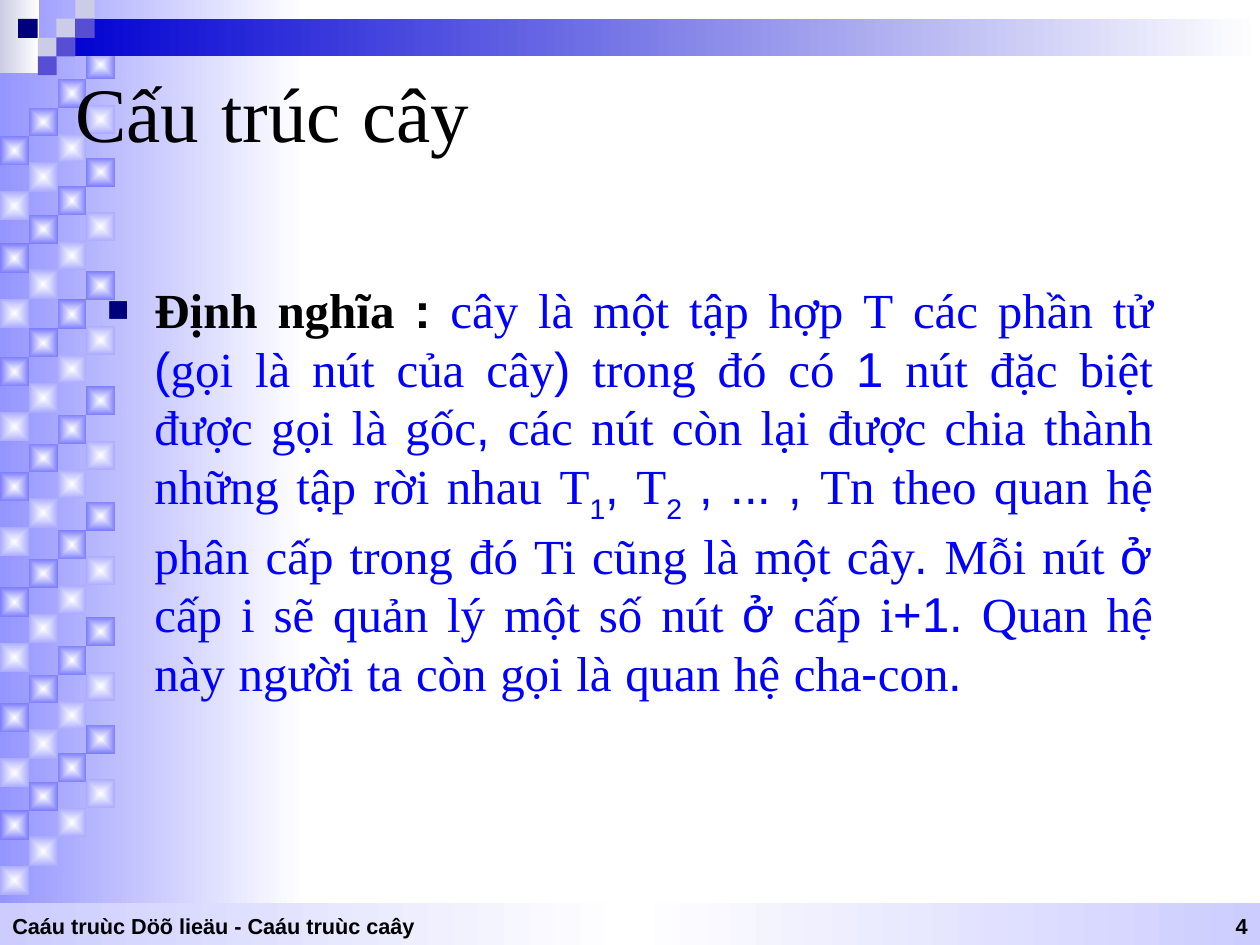
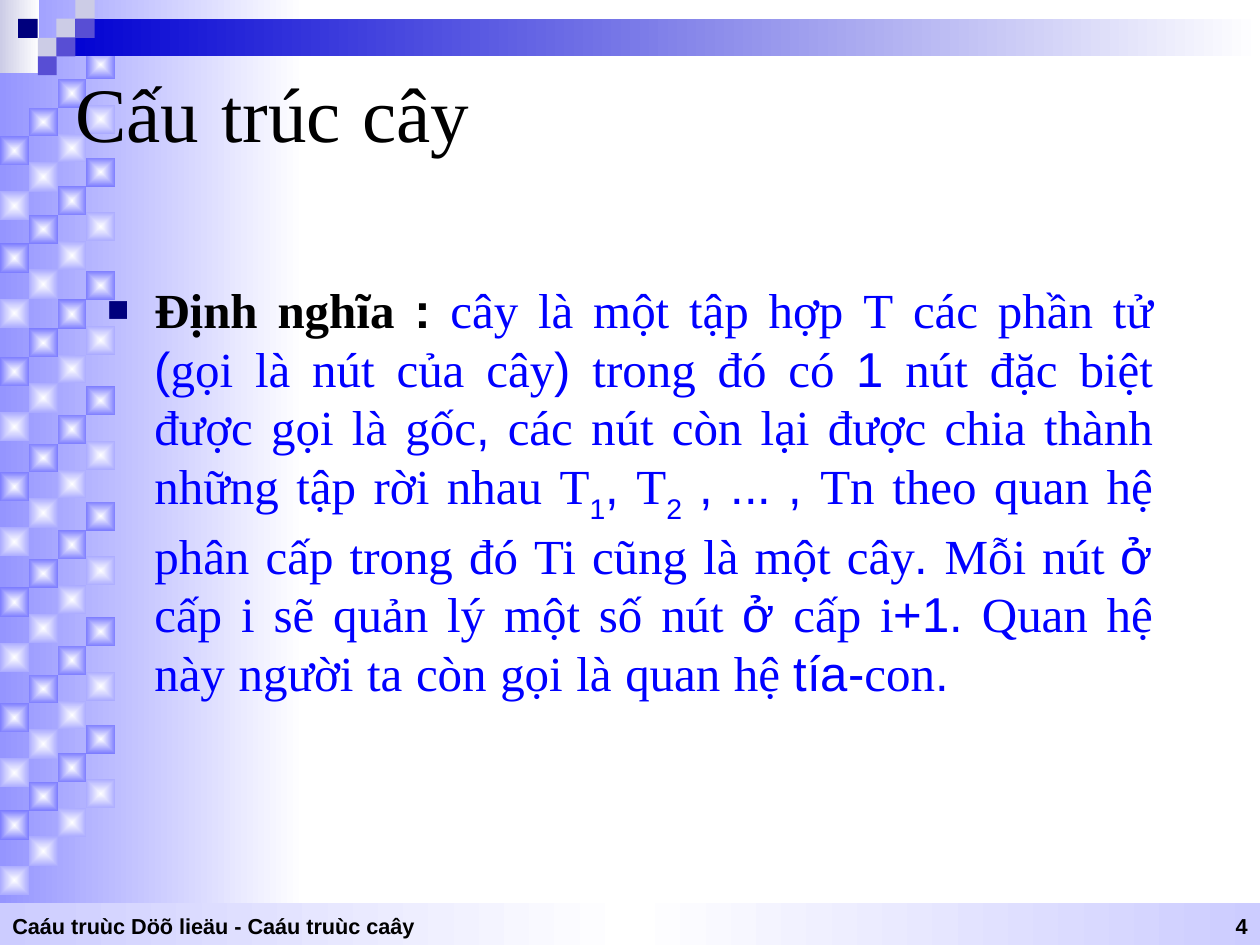
Before and after one commit to vietcongchan/DSA, a slide deck: slide 4 of Doc/Tree/cay-nhi-phan.ppt. Drawn at 1260x945 pixels with LibreOffice and Linux fonts; fonts in the diff are those of the drawing. Boxes give left, top, right and bottom in pixels: in the first picture for what was removed or moved away, otherwise in the second. Text is boxed around its words. In the diff, an @@ line names an element or a change of style, - is before the commit and + after.

```diff
--- a/Doc/Tree/cay-nhi-phan.ppt
+++ b/Doc/Tree/cay-nhi-phan.ppt
@@ text at <box>154,292,1153,701</box>: text changed @@
-■ Định nghĩa : cây là một tập hợp T các phần tử (gọi là nút của cây) trong đó có 1 nút đặc biệt được gọi là gốc, các nút còn lại được chia thành những tập rời nhau T1, T2 , ... , Tn theo quan hệ phân cấp trong đó Ti cũng là một cây. Mỗi nút ở cấp i sẽ quản lý một số nút ở cấp i+1. Quan hệ này người ta còn gọi là quan hệ cha-con.
+■ Định nghĩa : cây là một tập hợp T các phần tử (gọi là nút của cây) trong đó có 1 nút đặc biệt được gọi là gốc, các nút còn lại được chia thành những tập rời nhau T1, T2 , ... , Tn theo quan hệ phân cấp trong đó Ti cũng là một cây. Mỗi nút ở cấp i sẽ quản lý một số nút ở cấp i+1. Quan hệ này người ta còn gọi là quan hệ tía-con.
```
Also in this commit, not shown: 14 other files.
